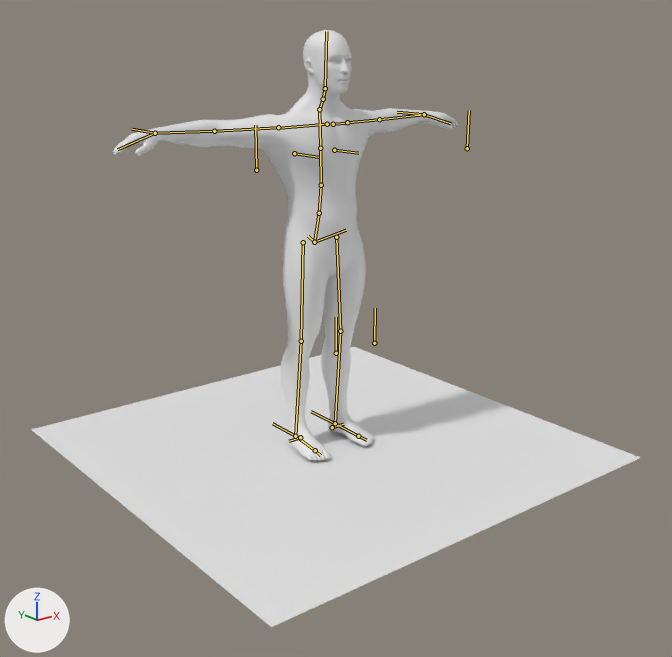
Two versions of the Blender file Assets/Models/Blender/Male.blend, one commit apart.
Both versions are drawn from a camera (50 mm lens) standing at (-2.43, -3.11, 1.79) and looking at (-0.02, -0.11, 0.58). The lights are fixed; the arrows at lower left show +X, +Y and +Z. The bones that bend it are drawn over the model as lines.

In view in the first picture: 'Plane', 'Realistic_White_Male_Low_Poly.001'.
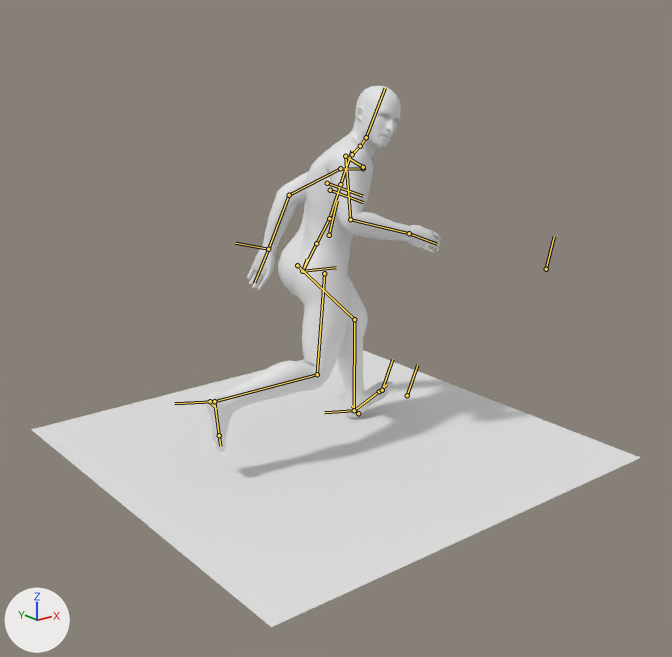
The newer file adds an action. The first version stands in its rest pose; the second is drawn at frame 25 of the action 'run_left'.

Changed parts and their boxes (x1, y1, x2, y2) in the pictures (672 x 657 px):
'Realistic_White_Male_Low_Poly.001', posed (32% narrower, 15% shorter)
    before: (112, 30, 458, 461)
    after: (205, 86, 441, 452)
bone 'spine', root to tip
    before: (314, 242) to (319, 213)
    after: (302, 271) to (316, 243)
bone 'spine.001', root to tip
    before: (319, 213) to (321, 185)
    after: (316, 243) to (329, 218)
bone 'spine.003', root to tip
    before: (320, 148) to (319, 109)
    after: (340, 184) to (352, 150)
bone 'spine.004', root to tip
    before: (319, 109) to (323, 99)
    after: (352, 154) to (360, 146)
bone 'spine.005', root to tip
    before: (323, 99) to (325, 88)
    after: (360, 146) to (366, 137)
bone 'spine.006', root to tip
    before: (325, 88) to (326, 31)
    after: (366, 137) to (385, 88)
bone 'hand.L', root to tip
    before: (424, 114) to (450, 123)
    after: (268, 249) to (254, 283)
bone 'shoulder.R', root to tip
    before: (327, 124) to (279, 128)
    after: (363, 167) to (346, 156)
bone 'breast.L', root to tip
    before: (334, 150) to (358, 153)
    after: (330, 190) to (363, 202)
bone 'breast.R', root to tip
    before: (294, 153) to (318, 157)
    after: (327, 183) to (363, 196)
bone 'foot.L', root to tip
    before: (335, 423) to (358, 436)
    after: (354, 410) to (379, 391)
bone 'toe.L', root to tip
    before: (358, 436) to (366, 440)
    after: (379, 391) to (386, 384)
bone 'shin.ik.L.001', root to tip
    before: (335, 423) to (311, 411)
    after: (354, 410) to (324, 412)
bone 'shin.ik.R.001', root to tip
    before: (295, 436) to (272, 423)
    after: (214, 401) to (174, 403)
bone 'forearm.ik.L.001', root to tip
    before: (424, 114) to (397, 112)
    after: (268, 249) to (235, 243)
bone 'forearm.ik.R.001', root to tip
    before: (155, 133) to (132, 129)
    after: (409, 233) to (380, 226)
bone 'thigh_pole.L.001', root to tip
    before: (374, 343) to (375, 308)
    after: (382, 390) to (392, 359)
bone 'thigh_pole.R.001', root to tip
    before: (336, 353) to (336, 317)
    after: (407, 395) to (417, 365)
bone 'forearm_pole.R.002', root to tip
    before: (256, 170) to (255, 125)
    after: (546, 269) to (554, 236)

What changed in the scene script:
```text
Change bone_spine:
    where bone_spine = bpy.data.objects['rig'].pose.bones['spine']
    bone_spine.location: (0.0, 0.0, 0.0) -> (-0.067, -0.116, 0.03)
    bone_spine.rotation_quaternion: (1.0, 0.0, 0.0, 0.0) -> (0.692, 0.128, 0.644, -0.299)  # degrees (0, 0, 0) -> degrees (-57, 76, -92)
Change bone_spine_001:
    where bone_spine_001 = bpy.data.objects['rig'].pose.bones['spine.001']  # child of 'spine'
    bone_spine_001.rotation_quaternion: (1.0, 0.0, 0.0, 0.0) -> (0.96, 0.043, -0.276, 0.022)  # degrees (0, 0, 0) -> degrees (5, -32, 1)
Change bone_spine_003:
    where bone_spine_003 = bpy.data.objects['rig'].pose.bones['spine.003']  # child of 'spine.002'
    bone_spine_003.rotation_quaternion: (1.0, 0.0, 0.0, 0.0) -> (0.994, 0.005, -0.11, 0.005)  # degrees (0, 0, 0) -> degrees (1, -13, 1)
Change bone_spine_004:
    where bone_spine_004 = bpy.data.objects['rig'].pose.bones['spine.004']  # child of 'spine.003'
    bone_spine_004.location: (0.0, 0.0, 0.0) -> (0.003, -0.01, 0.012)
    bone_spine_004.rotation_quaternion: (1.0, 0.0, 0.0, 0.0) -> (0.979, 0.0, -0.179, 0.097)  # degrees (0, 0, 0) -> degrees (-2, -20, 12)
Change bone_spine_005:
    where bone_spine_005 = bpy.data.objects['rig'].pose.bones['spine.005']  # child of 'spine.004'
    bone_spine_005.rotation_quaternion: (1.0, 0.0, 0.0, 0.0) -> (0.983, 0.0, -0.174, 0.06)  # degrees (0, 0, 0) -> degrees (-1, -20, 7)
Change bone_spine_006:
    where bone_spine_006 = bpy.data.objects['rig'].pose.bones['spine.006']  # child of 'spine.005'
    bone_spine_006.rotation_quaternion: (1.0, 0.0, 0.0, 0.0) -> (0.993, 0.084, 0.004, 0.08)  # degrees (0, 0, 0) -> degrees (10, 0, 9)
Change bone_hand_l:
    where bone_hand_l = bpy.data.objects['rig'].pose.bones['hand.L']  # child of 'forearm.L'
    bone_hand_l.rotation_quaternion: (1.0, 0.0, 0.0, 0.0) -> (0.984, 0.031, 0.012, 0.148)  # degrees (0, 0, 0) -> degrees (4, 1, 17)
Change bone_shoulder_r:
    where bone_shoulder_r = bpy.data.objects['rig'].pose.bones['shoulder.R']  # child of 'spine.003'
    bone_shoulder_r.rotation_euler: (0.0, 0.0, 0.0) -> (0.0175, 0.0, 0.227)  # degrees (0, 0, 0) -> degrees (1, 0, 13)
Change bone_breast_l:
    where bone_breast_l = bpy.data.objects['rig'].pose.bones['breast.L']  # child of 'spine.003'
    bone_breast_l.location: (0.0, 0.0, 0.0) -> (0.0, -0.008, -0.006)
Change bone_breast_r:
    where bone_breast_r = bpy.data.objects['rig'].pose.bones['breast.R']  # child of 'spine.003'
    bone_breast_r.location: (0.0, 0.0, 0.0) -> (0.0, -0.008, -0.006)
Change bone_foot_l:
    where bone_foot_l = bpy.data.objects['rig'].pose.bones['foot.L']  # child of 'shin.L'
    bone_foot_l.rotation_quaternion: (1.0, 0.0, 0.0, 0.0) -> (0.954, -0.174, 0.15, -0.169)  # degrees (0, 0, 0) -> degrees (-23, 13, -23)
Change bone_toe_l:
    where bone_toe_l = bpy.data.objects['rig'].pose.bones['toe.L']  # child of 'foot.L'
    bone_toe_l.rotation_quaternion: (1.0, 0.0, 0.0, 0.0) -> (0.985, 0.133, -0.09, -0.059)  # degrees (0, 0, 0) -> degrees (16, -9, -8)
Change bone_shin_ik_l_001:
    where bone_shin_ik_l_001 = bpy.data.objects['rig'].pose.bones['shin.ik.L.001']
    bone_shin_ik_l_001.location: (0.0, 0.0, 0.0) -> (0.181, 0.076, -0.007)
    bone_shin_ik_l_001.rotation_quaternion: (1.0, 0.0, 0.0, 0.0) -> (0.704, 0.076, 0.07, 0.703)  # degrees (0, 0, 0) -> degrees (12, -1, 90)
Change bone_shin_ik_r_001:
    where bone_shin_ik_r_001 = bpy.data.objects['rig'].pose.bones['shin.ik.R.001']
    bone_shin_ik_r_001.location: (0.0, 0.0, 0.0) -> (-0.478, -0.092, 0.313)
    bone_shin_ik_r_001.rotation_quaternion: (1.0, 0.0, 0.0, 0.0) -> (0.704, 0.064, 0.07, 0.704)  # degrees (0, 0, 0) -> degrees (11, 0, 90)
Change bone_forearm_ik_l_001:
    where bone_forearm_ik_l_001 = bpy.data.objects['rig'].pose.bones['forearm.ik.L.001']
    bone_forearm_ik_l_001.location: (0.0, 0.0, 0.0) -> (0.483, 0.284, -0.793)
    bone_forearm_ik_l_001.rotation_quaternion: (1.0, 0.0, 0.0, 0.0) -> (0.7, -0.676, 0.102, 0.208)  # degrees (0, 0, 0) -> degrees (-86, 25, 10)
Change bone_forearm_ik_r_001:
    where bone_forearm_ik_r_001 = bpy.data.objects['rig'].pose.bones['forearm.ik.R.001']
    bone_forearm_ik_r_001.location: (0.0, 0.0, 0.0) -> (-0.294, -0.403, -1.016)
    bone_forearm_ik_r_001.rotation_quaternion: (1.0, 0.0, 0.0, 0.0) -> (0.995, 0.0, 0.099, 0.0)  # degrees (0, 0, 0) -> degrees (0, 11, 0)
Change bone_thigh_pole_l_001:
    where bone_thigh_pole_l_001 = bpy.data.objects['rig'].pose.bones['thigh_pole.L.001']
    bone_thigh_pole_l_001.location: (0.0, 0.0, 0.0) -> (0.318, -0.38, -0.277)
    bone_thigh_pole_l_001.rotation_quaternion: (1.0, 0.0, 0.0, 0.0) -> (0.691, 0.158, 0.691, -0.145)  # degrees (0, 0, 0) -> degrees (102, 89, 78)
Change bone_thigh_pole_r_001:
    where bone_thigh_pole_r_001 = bpy.data.objects['rig'].pose.bones['thigh_pole.R.001']
    bone_thigh_pole_r_001.location: (0.0, 0.0, 0.0) -> (0.62, -0.416, -0.255)
    bone_thigh_pole_r_001.rotation_quaternion: (1.0, 0.0, 0.0, 0.0) -> (0.691, 0.145, 0.691, -0.158)  # degrees (0, 0, 0) -> degrees (-78, 89, -102)
Change bone_forearm_pole_r_002:
    where bone_forearm_pole_r_002 = bpy.data.objects['rig'].pose.bones['forearm_pole.R.002']
    bone_forearm_pole_r_002.location: (0.0, 0.0, 0.0) -> (1.643, -0.611, -0.046)
    bone_forearm_pole_r_002.rotation_quaternion: (1.0, 0.0, 0.0, 0.0) -> (0.7, 0.097, 0.7, -0.106)  # degrees (0, 0, 0) -> degrees (-82, 89, -98)
```
